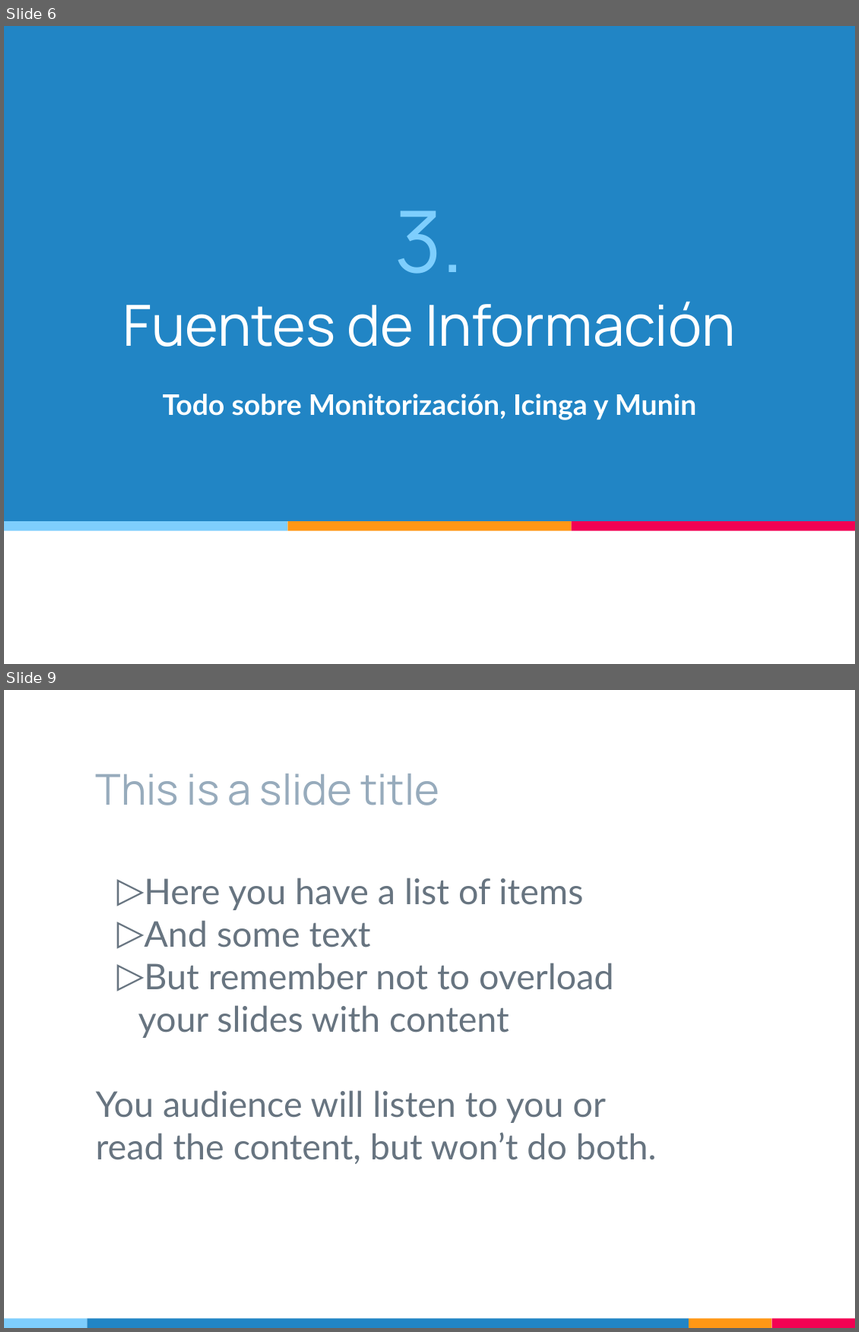
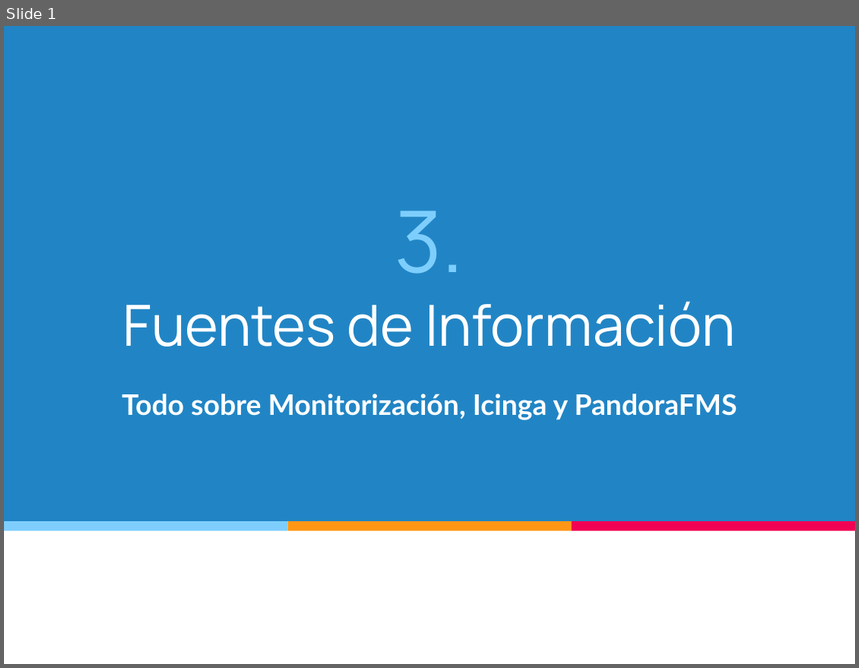
Before and after one commit to sergiomartinm/TG1, a slide deck: TG1/TG1_Presentacion_Ivan_Alejandro.pptx. Shown one above the other, each under a label of ours: slides 6 and 9 before the commit, slide 1 after it; the slides between them are not shown. The pictures are 859x1332 and 859x668 pixels, drawn with LibreOffice and Linux fonts; fonts in the diff are those of the drawing. Boxes give left, top, right and bottom in pixels: in the first picture for what was removed or moved away, otherwise in the second. Text is boxed around its words. In the diff, an @@ line names an element or a change of style, - is before the commit and + after.

Commit message:
Cambios de Munin -> PandoraFMS. Ivan Alejandro.
Se reescriben algunos titulos y se limpia la presentacion dejando solo
mi parte.

```diff
--- a/TG1/TG1_Presentacion_Ivan_Alejandro.pptx
+++ b/TG1/TG1_Presentacion_Ivan_Alejandro.pptx
@@ slide 9 removed at <box>4,690,855,1328</box>, background #FFFFFF @@
@@ title removed at <box>96,774,439,806</box> @@
-This is a slide title
@@ text removed at <box>96,878,657,1164</box> @@
-▷ Here you have a list of items
-▷ And some text
-▷ But remember not to overload your slides with content
-You audience will listen to you or read the content, but won’t do both.
@@ rectangle removed at <box>4,1319,88,1328</box> @@
@@ rectangle removed at <box>88,1319,690,1328</box> @@
@@ rectangle removed at <box>690,1319,772,1328</box> @@
@@ rectangle removed at <box>772,1319,855,1328</box> @@
@@ what was slide 6 is now slide 1 @@
@@ slide 1 changed as well @@
@@ subtitle at <box>122,394,737,420</box>: text changed @@
-Todo sobre Monitorización, Icinga y Munin
+Todo sobre Monitorización, Icinga y PandoraFMS
```
Also in this commit, not shown: 1 other slide changed, 27 other slides removed.
